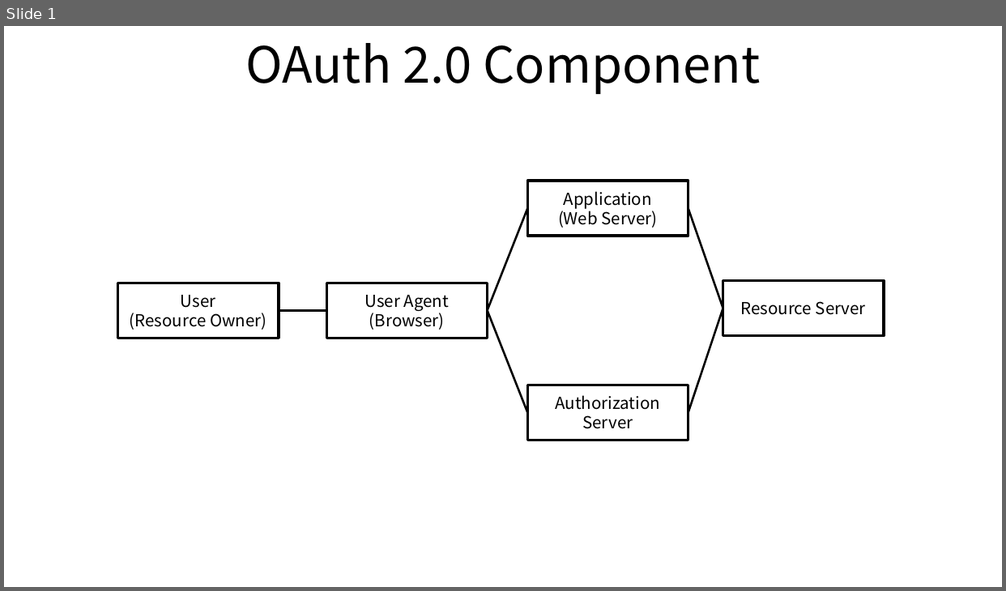
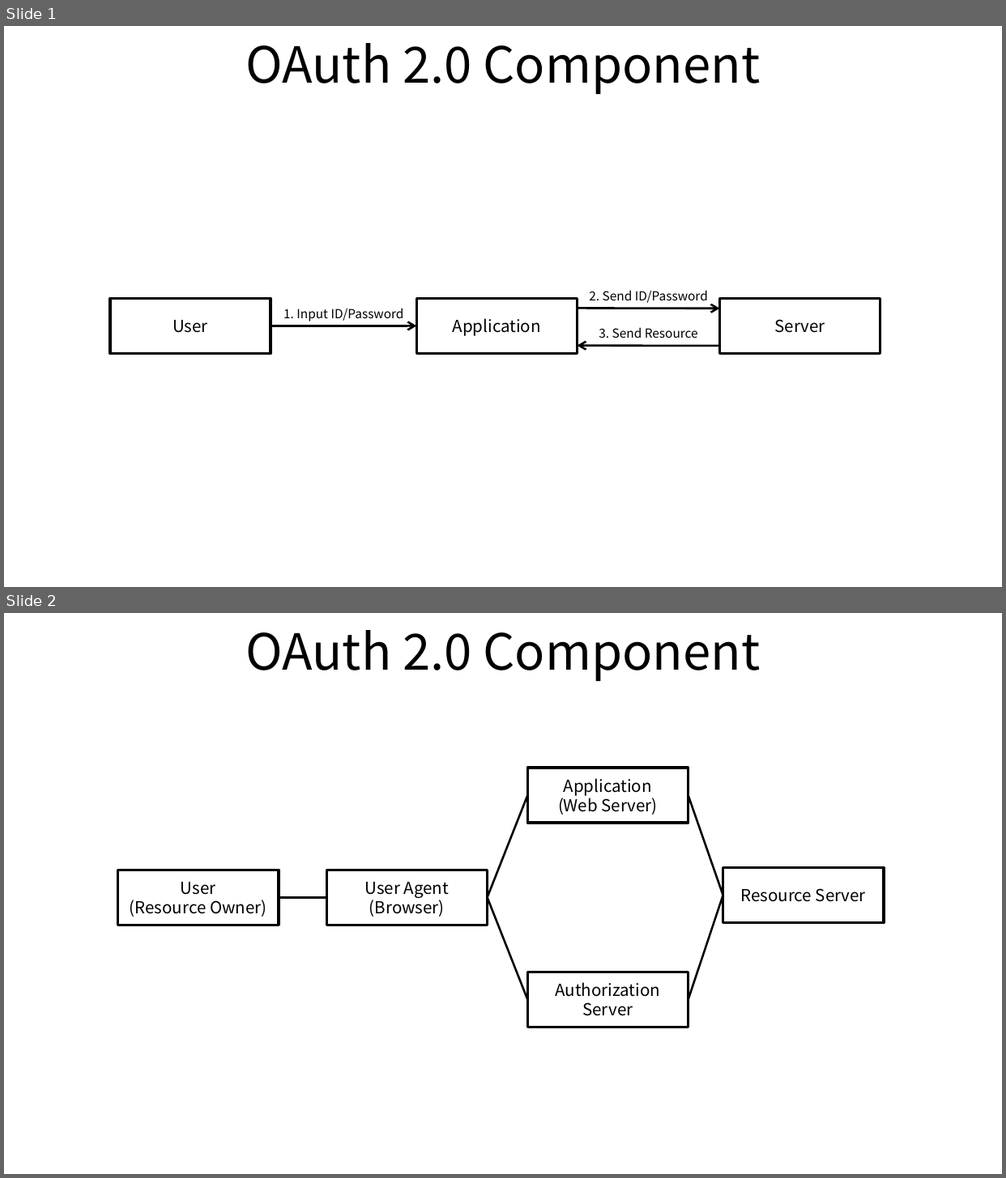
Before and after one commit to ssup2/blog-old, a slide deck: images/theory_analysis/OAuth_2.0/OAuth_2.0.pptx. Shown one above the other, each under a label of ours: slide 1 before the commit, slides 1 and 2 after it. The pictures are 1006x591 and 1006x1178 pixels, drawn with LibreOffice and Linux fonts; fonts in the diff are those of the drawing. Boxes give left, top, right and bottom in pixels: in the first picture for what was removed or moved away, otherwise in the second. Text is boxed around its words. In the diff, an @@ line names an element or a change of style, - is before the commit and + after.

Commit message:
Update OAuth

```diff
--- a/images/theory_analysis/OAuth_2.0/OAuth_2.0.pptx
+++ b/images/theory_analysis/OAuth_2.0/OAuth_2.0.pptx
@@ slide 1 added at <box>4,26,1002,587</box>, background #FFFFFF @@
@@ title added at <box>246,43,761,94</box>, 36 pt, text #000000 @@
+OAuth 2.0 Component
@@ text added at <box>589,290,708,303</box>, 9 pt, text #000000 @@
+2. Send ID/Password
@@ rounded rectangle added at <box>110,298,270,353</box>, fill #FFFFFF, outline #000000 2 pt, 12 pt, text #000000 @@
+User
@@ text added at <box>283,308,404,322</box>, 9 pt, text #000000 @@
+1. Input ID/Password
@@ rounded rectangle added at <box>416,298,577,353</box>, fill #FFFFFF, outline #000000 2 pt, 12 pt, text #000000 @@
+Application
@@ arrow added from (577, 309) to (719, 309), #000000 1.5 pt @@
@@ rounded rectangle added at <box>719,298,880,353</box>, fill #FFFFFF, outline #000000 2 pt, 12 pt, text #000000 @@
+Server
@@ arrow added from (270, 327) to (416, 327), #000000 1.5 pt @@
@@ text added at <box>599,327,698,338</box>, 9 pt, text #000000 @@
+3. Send Resource
@@ arrow added from (719, 346) to (577, 345), #000000 1.5 pt @@
@@ what was slide 1 is now slide 2 @@
```
Also in this commit, not shown: 2 other files.
